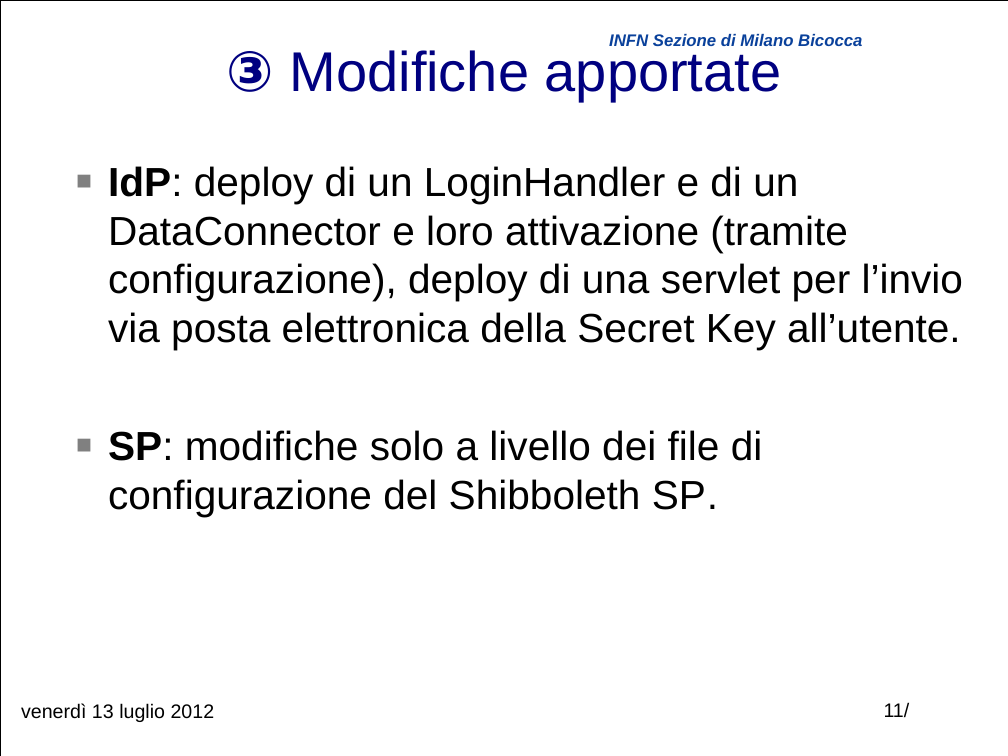
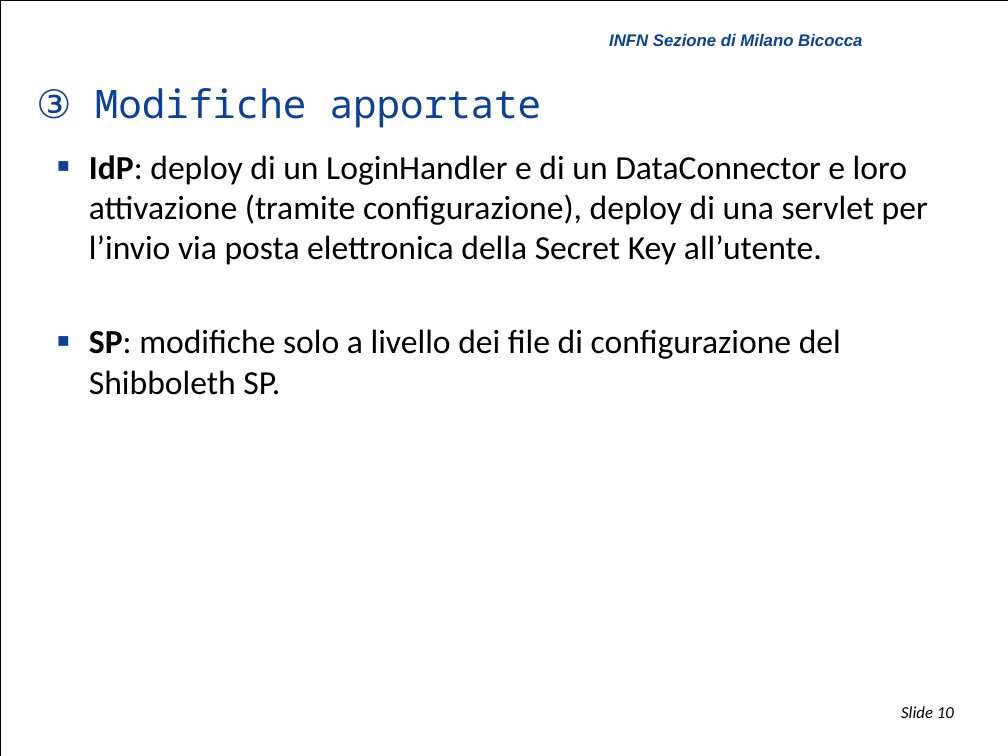
Before and after one commit to biancini/Shibboleth-Authentication, a slide deck: slide 10 of ShibbolethExtensions.pptx (slide 11 before the commit). Drawn at 1008x756 pixels with LibreOffice and Linux fonts; fonts in the diff are those of the drawing; background and template pictures are left out. Boxes give left, top, right and bottom in pixels: in the first picture for what was removed or moved away, otherwise in the second. Text is boxed around its words. In the diff, an @@ line names an element or a change of style, - is before the commit and + after.

```diff
--- a/ShibbolethExtensions.pptx
+++ b/ShibbolethExtensions.pptx
@@ title "③ Modifiche apportate" moved from (x1=227, y1=50, x2=781, y2=101) to (x1=36, y1=88, x2=541, y2=128) @@
@@ title "③ Modifiche apportate" at (x1=36, y1=88, x2=541, y2=128): size 40 to 28 pt, font Arial to Noto Sans Mono, text colour #000080 to #0A419B; bold off in "③"; alignment centre to left; line spacing 1 to 0.9 @@
@@ text "IdP: deploy di un LoginHandler ..." moved from (x1=108, y1=166, x2=963, y2=516) to (x1=89, y1=155, x2=928, y2=395) @@
@@ text "IdP: deploy di un LoginHandler ..." at (x1=89, y1=155, x2=928, y2=395): size 29 to 24 pt, font Arial to Calibri; list level 1 to 2 in "IdP: deploy di un LoginHandler ..."; bullet colour #808080 to #0A419B; indent changed; less space between paragraphs @@
@@ text removed at (x1=21, y1=703, x2=215, y2=722) @@
-venerdì 13 luglio 2012
@@ page number removed at (x1=884, y1=702, x2=910, y2=718) @@
-11/
@@ page number added at (x1=901, y1=706, x2=954, y2=718), 12 pt, text #000000, italic @@
+Slide 10
```
Also in this commit, not shown: 12 other slides changed, 1 slide removed, 1 other file.
